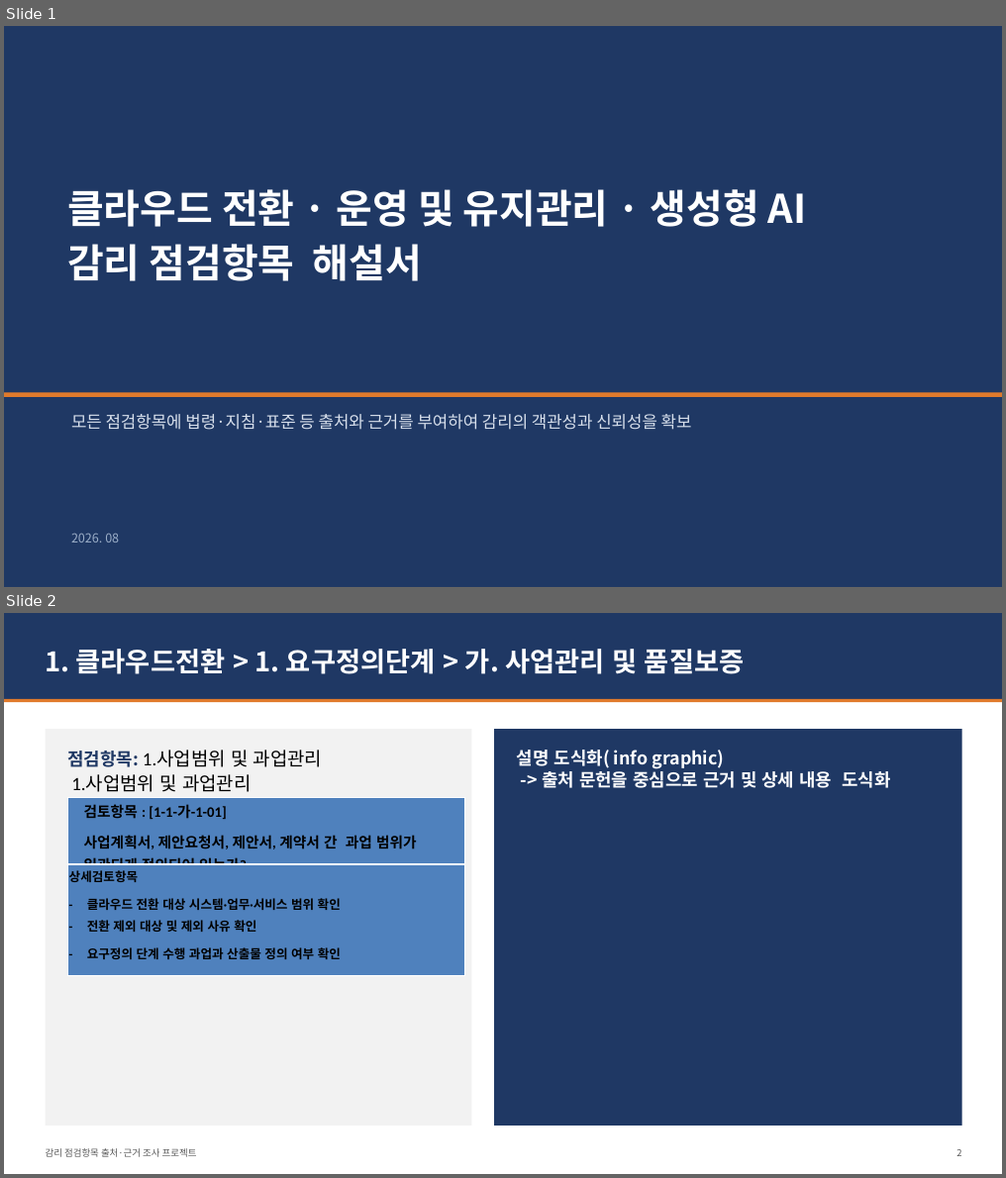
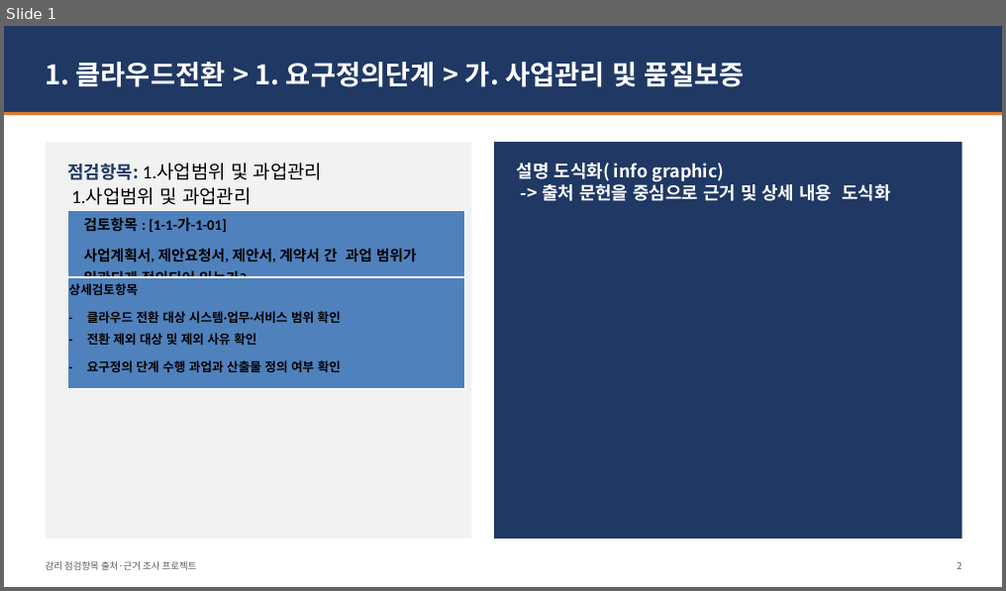
Before and after one commit to wolongcha/claude_pjt-audit_checklist, a slide deck: checklist/감리_점검항목_해설서.pptx. Shown one above the other, each under a label of ours: slides 1 and 2 before the commit, slide 1 after it. The pictures are 1006x1178 and 1006x591 pixels, drawn with LibreOffice and Linux fonts; fonts in the diff are those of the drawing. Boxes give left, top, right and bottom in pixels: in the first picture for what was removed or moved away, otherwise in the second. Text is boxed around its words. In the diff, an @@ line names an element or a change of style, - is before the commit and + after.

```diff
--- a/checklist/감리_점검항목_해설서.pptx
+++ b/checklist/감리_점검항목_해설서.pptx
@@ slide 1 removed at [4, 26, 1002, 587], background #1F3864 @@
@@ text removed at [67, 189, 807, 281] @@
-클라우드 전환 · 운영 및 유지관리 · 생성형 AI
-감리 점검항목 해설서
@@ rectangle removed at [4, 393, 1002, 397] @@
@@ text removed at [71, 414, 692, 430] @@
-모든 점검항목에 법령·지침·표준 등 출처와 근거를 부여하여 감리의 객관성과 신뢰성을 확보
@@ text removed at [71, 534, 119, 543] @@
-2026. 08
@@ what was slide 2 is now slide 1 @@
```
Also in this commit, not shown: 2 other files.
